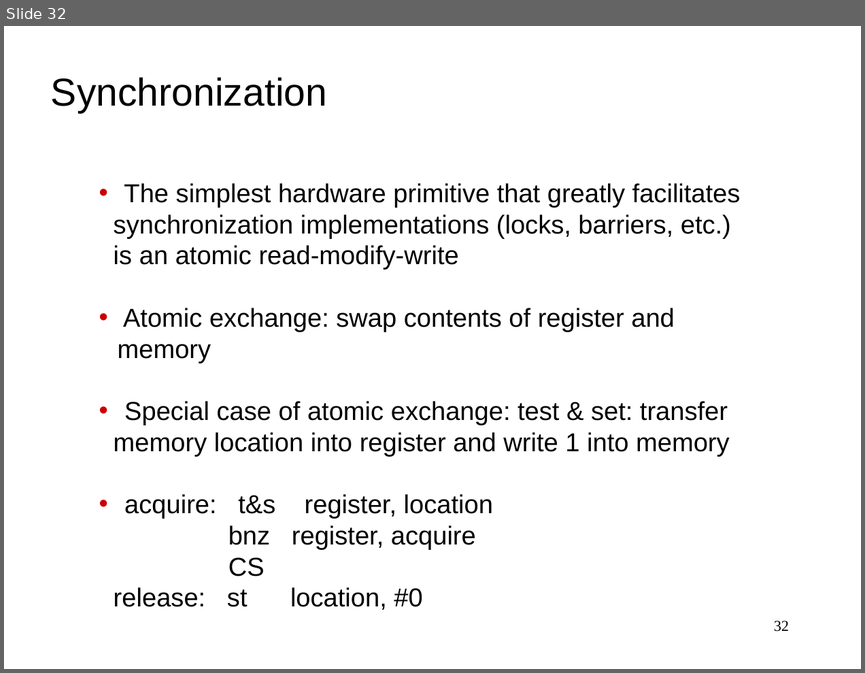
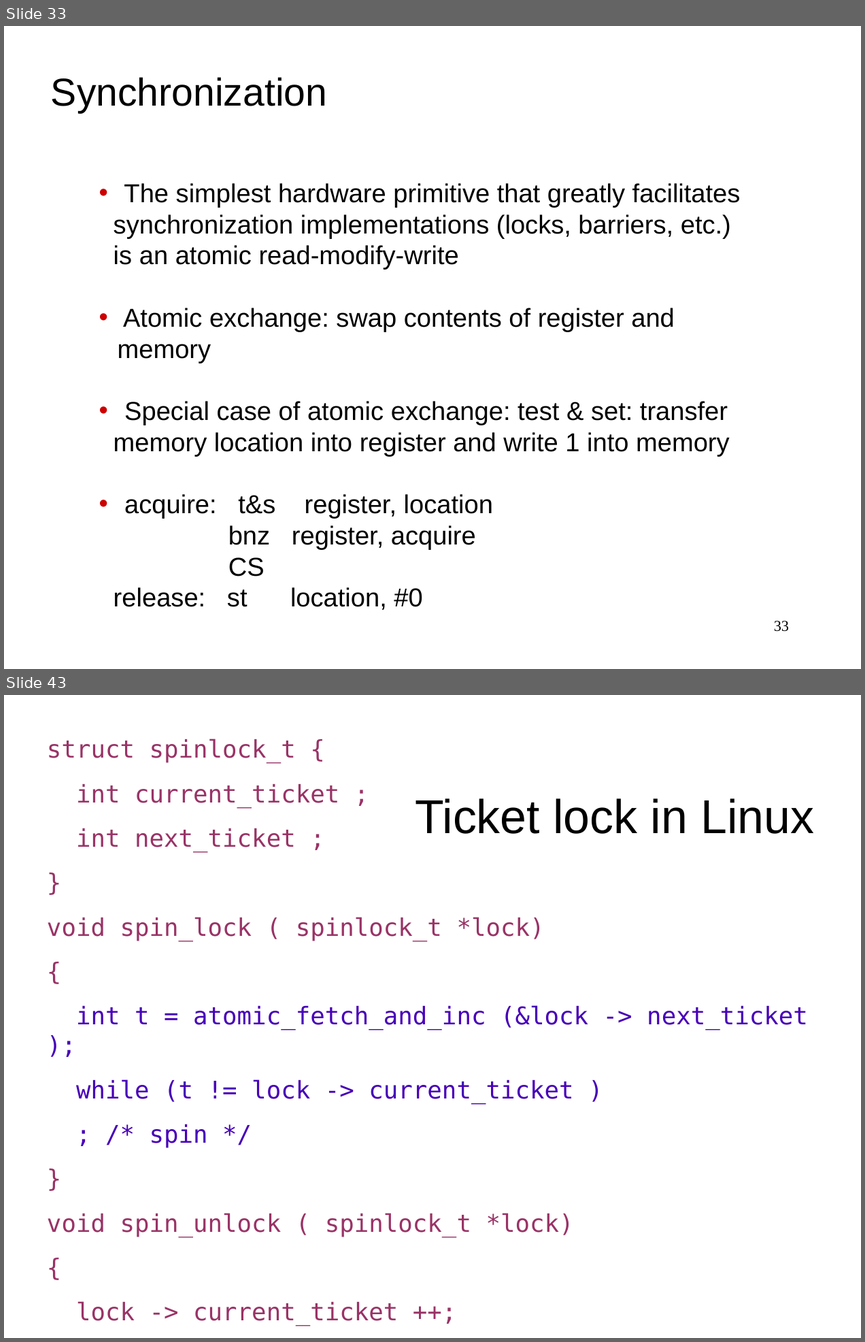
Before and after one commit to antonburtsev/cs3810, a slide deck: lectures/lecture17-cache-coherence/lecture17-cache-coherence.odp. Shown one above the other, each under a label of ours: slide 32 before the commit, slides 33 and 43 after it; the slides between them are not shown. The pictures are 865x673 and 865x1342 pixels, drawn with LibreOffice and Linux fonts; fonts in the diff are those of the drawing. Boxes give left, top, right and bottom in pixels: in the first picture for what was removed or moved away, otherwise in the second. Text is boxed around its words. In the diff, an @@ line names an element or a change of style, - is before the commit and + after.

```diff
--- a/lectures/lecture17-cache-coherence/lecture17-cache-coherence.odp
+++ b/lectures/lecture17-cache-coherence/lecture17-cache-coherence.odp
@@ slide 43 added at bbox=[4, 695, 861, 1338], background #FFFFFF @@
@@ text added at bbox=[47, 739, 808, 1326], 22.5 pt, text #993366 @@
+struct spinlock_t {
+int current_ticket ;
+int next_ticket ;
+}
+void spin_lock ( spinlock_t *lock)
+{
+int t = atomic_fetch_and_inc (&lock -> next_ticket );
+while (t != lock -> current_ticket )
+; /* spin */
+}
+void spin_unlock ( spinlock_t *lock)
+{
+lock -> current_ticket ++;
+}
@@ title added at bbox=[415, 798, 815, 834], 44 pt, text #000000 @@
+Ticket lock in Linux
@@ what was slide 32 is now slide 33 @@
@@ page number at bbox=[774, 620, 789, 631]: text changed @@
-32
+33
```
Also in this commit, not shown: 2 slides changed, 23 other slides added, 2 other files.
